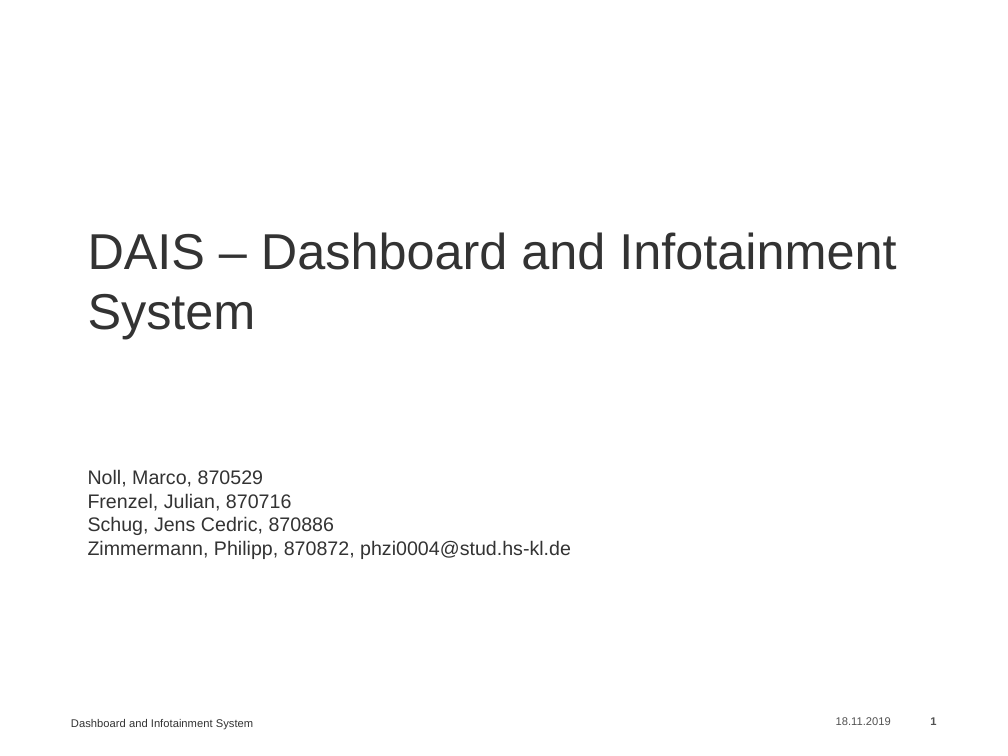
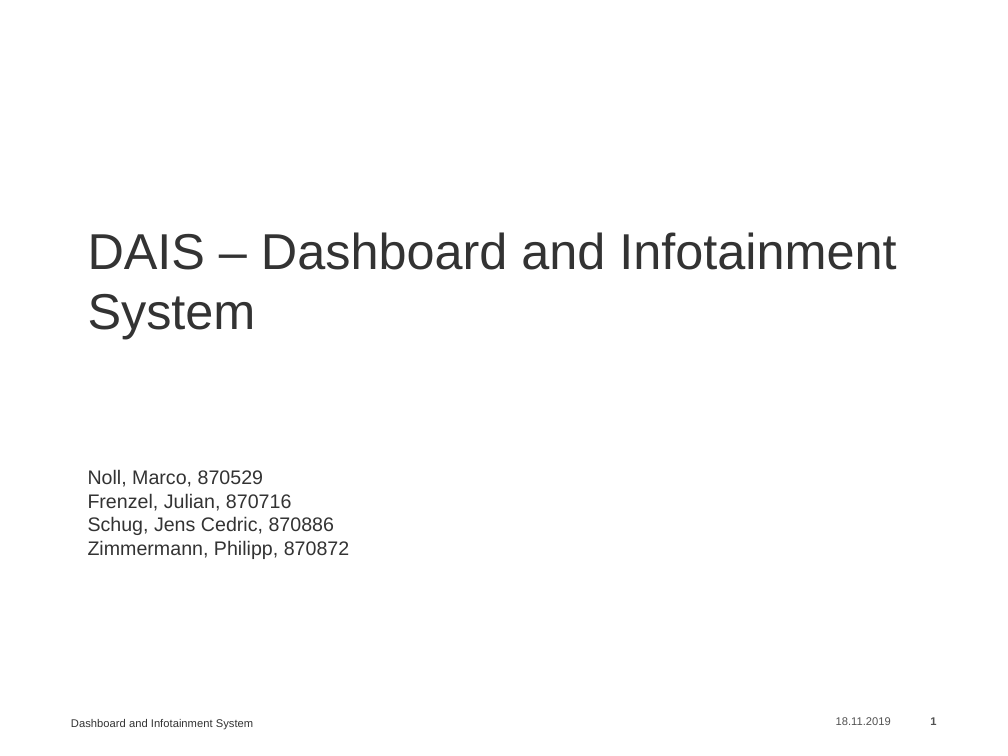
Before and after one commit to Garzuuhl/DAIS, a slide deck: slide 1 of Konzeptpapier/Konzept_DAIS.pptx. Drawn at 1008x756 pixels with LibreOffice and Linux fonts; fonts in the diff are those of the drawing; background and template pictures are left out. Boxes give left, top, right and bottom in pixels: in the first picture for what was removed or moved away, otherwise in the second. Text is boxed around its words. In the diff, an @@ line names an element or a change of style, - is before the commit and + after.

```diff
--- a/Konzeptpapier/Konzept_DAIS.pptx
+++ b/Konzeptpapier/Konzept_DAIS.pptx
@@ text at bbox=[88, 469, 349, 559]: text changed @@
-Noll, Marco, 870529
-Frenzel, Julian, 870716
-Schug, Jens Cedric, 870886
-Zimmermann, Philipp, 870872, phzi0004@stud.hs-kl.de
+Noll, Marco, 870529
+Frenzel, Julian, 870716
+Schug, Jens Cedric, 870886
+Zimmermann, Philipp, 870872
```
Also in this commit, not shown: 5 slides added, 2 slides removed.
